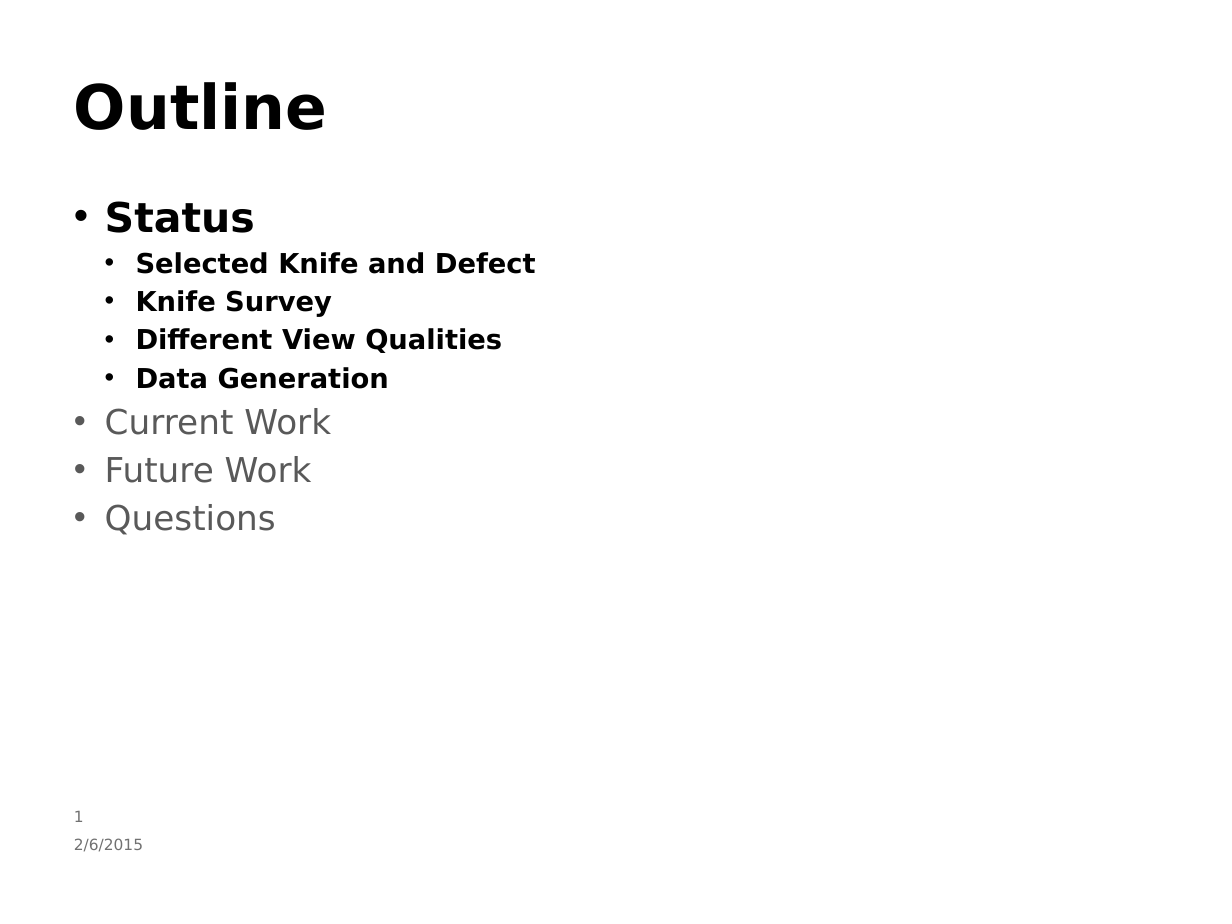
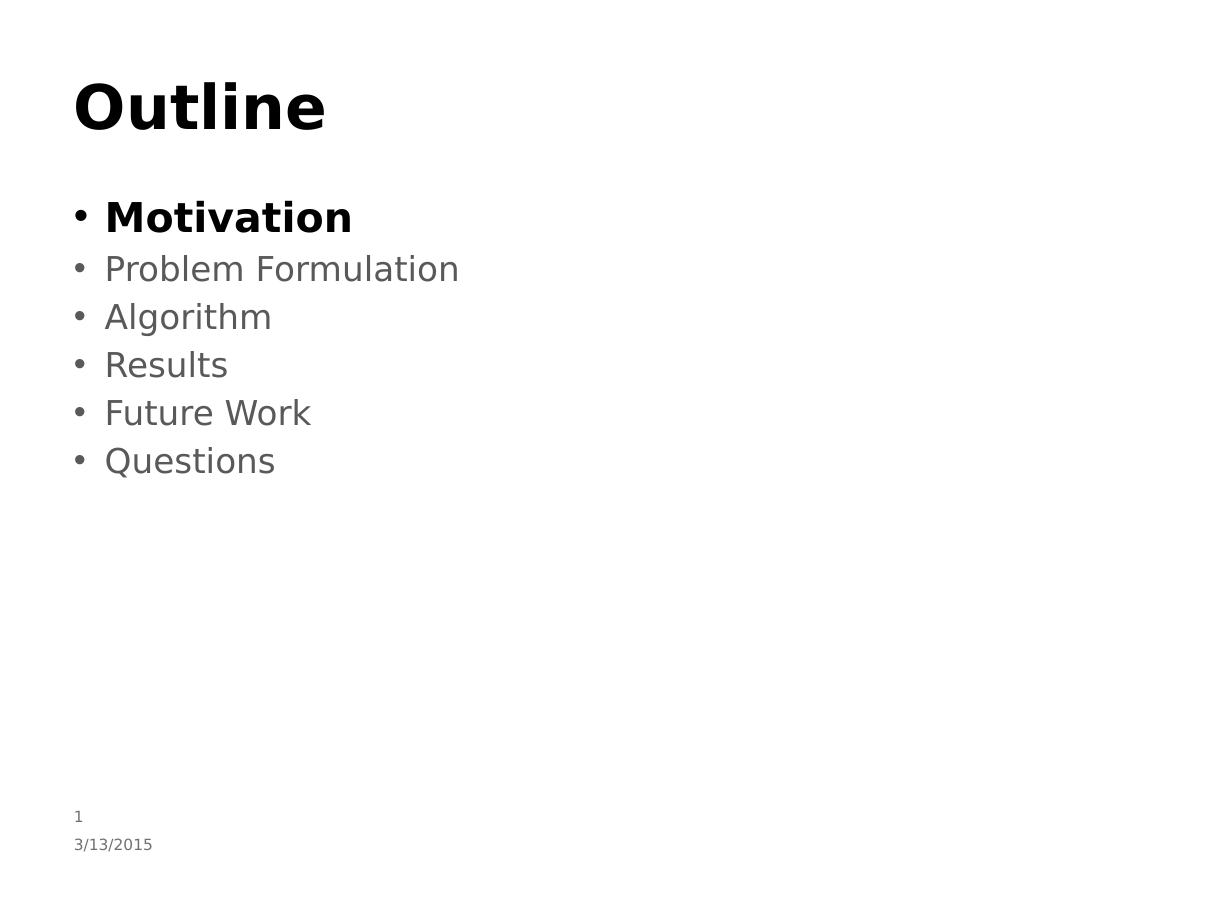
Before and after one commit to nicolaia-osu/ROB599_Project, a slide deck: slide 2 of presentation/slides (working copy).pptx. Drawn at 1232x924 pixels with LibreOffice and Linux fonts; fonts in the diff are those of the drawing; background and template pictures are left out. Boxes give left, top, right and bottom in pixels: in the first picture for what was removed or moved away, otherwise in the second. Text is boxed around its words. In the diff, an @@ line names an element or a change of style, - is before the commit and + after.

Commit message:
slide updates

```diff
--- a/presentation/slides (working copy).pptx
+++ b/presentation/slides (working copy).pptx
@@ text at box(105, 200, 460, 378): text changed; size 16 to 20 pt; text colour #000000 to #595959; bold off @@
-• Status
-  • Selected Knife and Defect
-  • Knife Survey
-  • Different View Qualities
-  • Data Generation
-• Current Work
+• Motivation
+• Problem Formulation
+• Algorithm
+• Results
@@ text at box(74, 838, 153, 852): text changed @@
-2/6/2015
+3/13/2015
```
Also in this commit, not shown: 15 other slides changed, 11 slides added, 16 slides removed.
